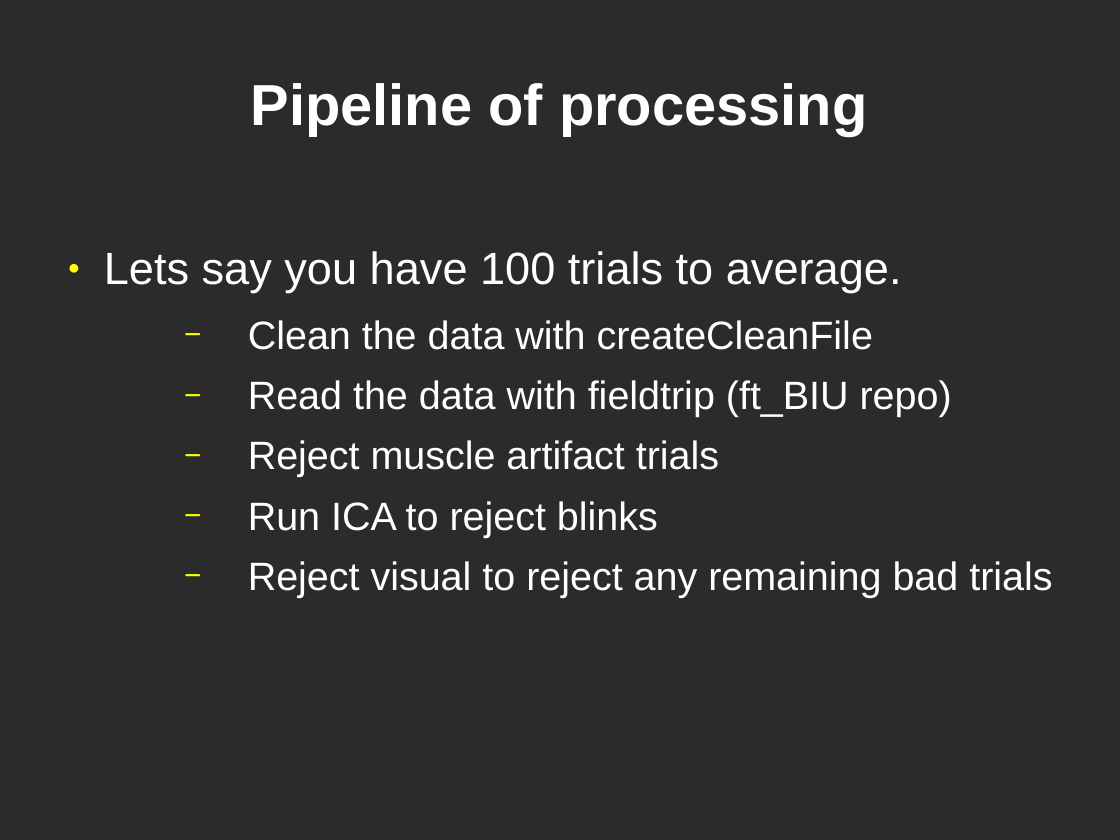
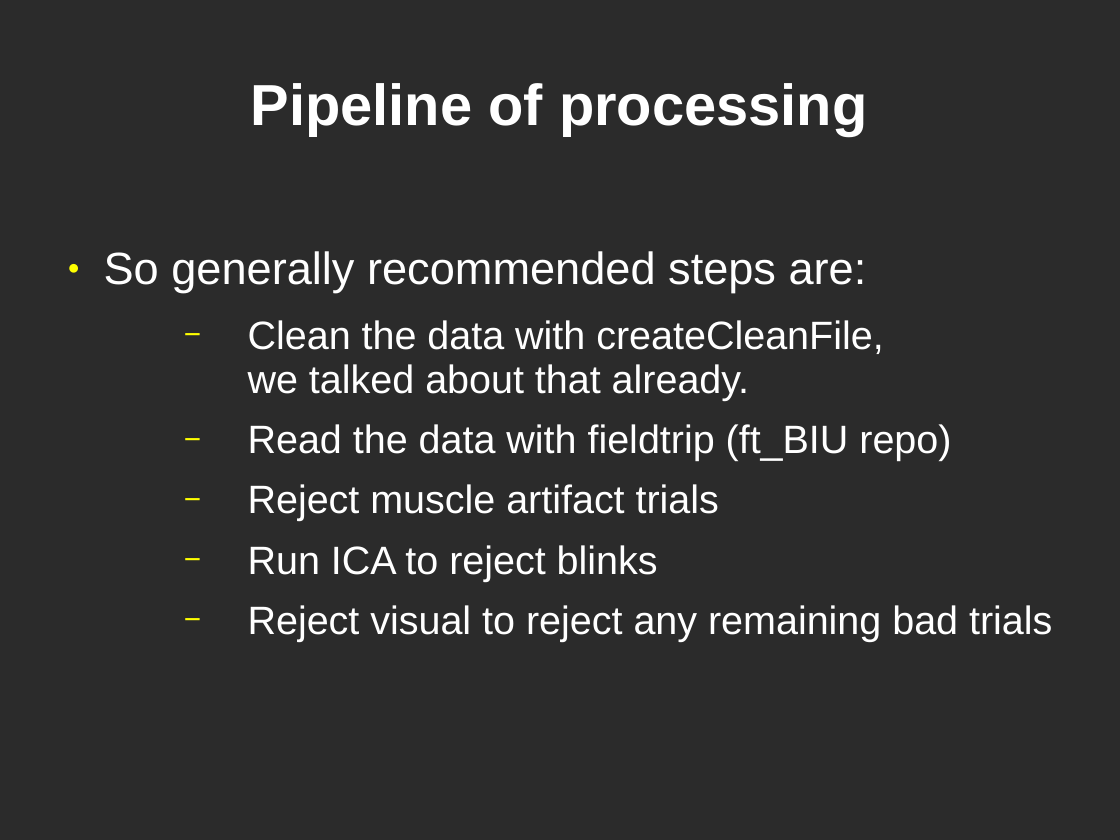
Before and after one commit to yuval-harpaz/work-drafts, a slide deck: slide 16 of docs/Tutorial4Begginers.ppt (slide 12 before the commit). Drawn at 1120x840 pixels with LibreOffice and Linux fonts; fonts in the diff are those of the drawing; background and template pictures are left out; a plain dark background stands for a picture behind light text. Boxes give left, top, right and bottom in pixels: in the first picture for what was removed or moved away, otherwise in the second. Text is boxed around its words. In the diff, an @@ line names an element or a change of style, - is before the commit and + after.

```diff
--- a/docs/Tutorial4Begginers.ppt
+++ b/docs/Tutorial4Begginers.ppt
@@ text at (104, 251, 883, 401): text changed; size 32 to 28 pt @@
-● Lets say you have 100 trials to average.
-  − Clean the data with createCleanFile
+● So generally recommended steps are:
+  − Clean the data with createCleanFile,
+    we talked about that already.
```
Also in this commit, not shown: 5 other slides changed, 8 slides added, 2 slides removed.
